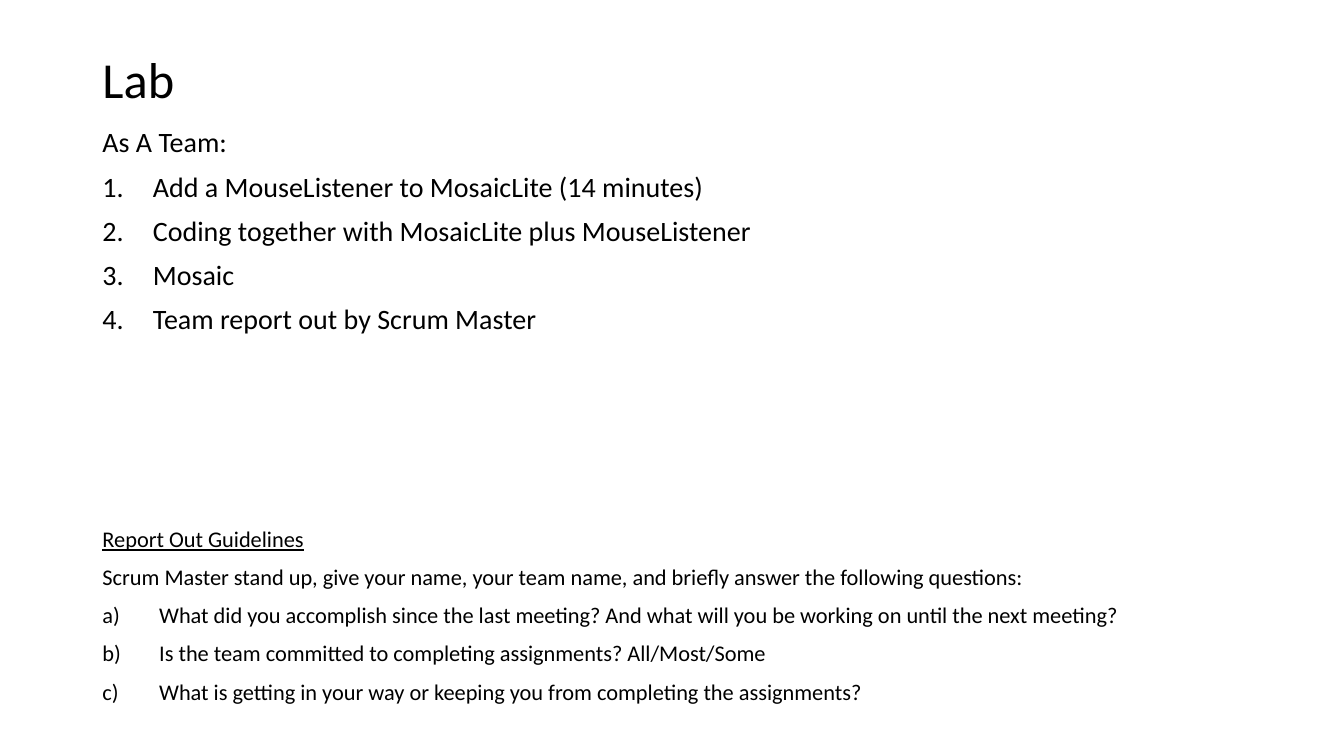
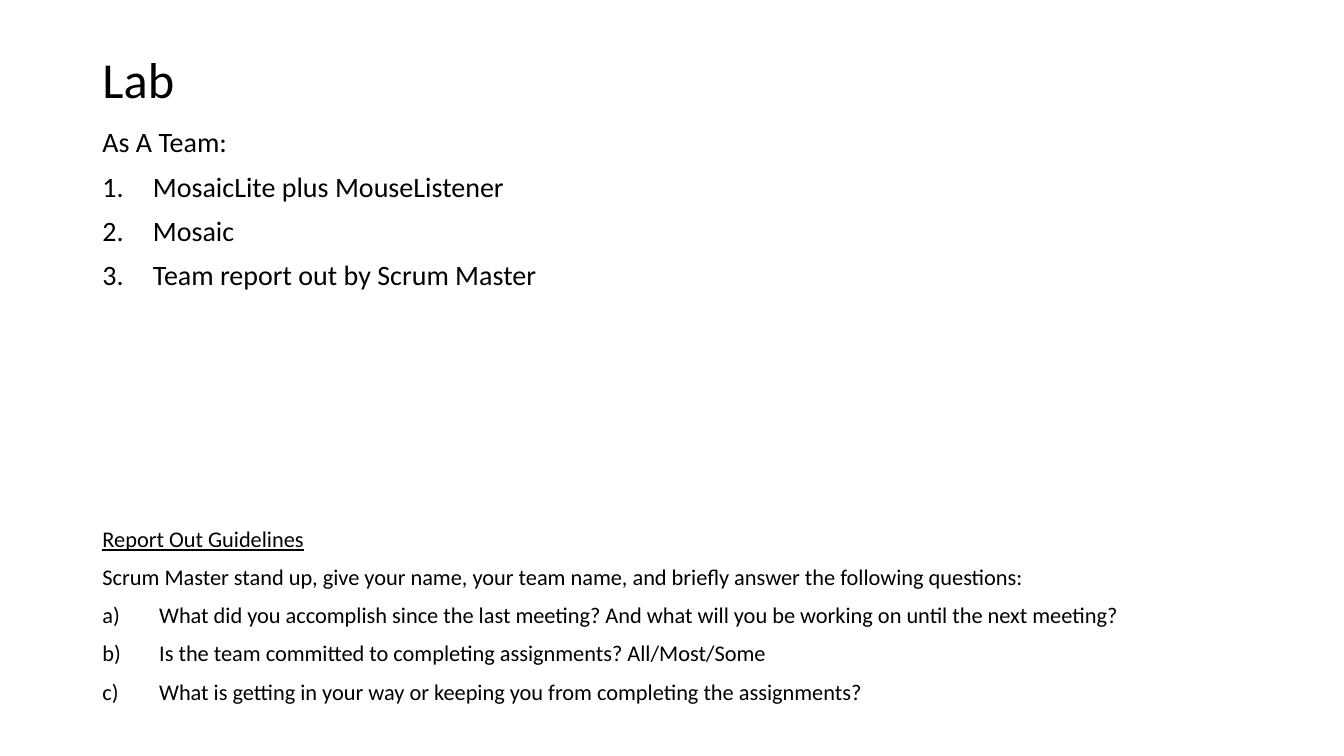
Before and after one commit to EricJPogue/CPSC-24500, a slide deck: slide 10 of lecture-slides/2020-03-03-oop.pptx. Drawn at 1344x756 pixels with LibreOffice and Linux fonts; fonts in the diff are those of the drawing. Boxes give left, top, right and bottom in pixels: in the first picture for what was removed or moved away, otherwise in the second. Text is boxed around its words. In the diff, an @@ line names an element or a change of style, - is before the commit and + after.

```diff
--- a/lecture-slides/2020-03-03-oop.pptx
+++ b/lecture-slides/2020-03-03-oop.pptx
@@ text at box(153, 177, 504, 202): text changed @@
-1. Add a MouseListener to MosaicLite (14 minutes)
-2. Coding together with MosaicLite plus MouseListener
+1. MosaicLite plus MouseListener
```
Also in this commit, not shown: 1 other file.
